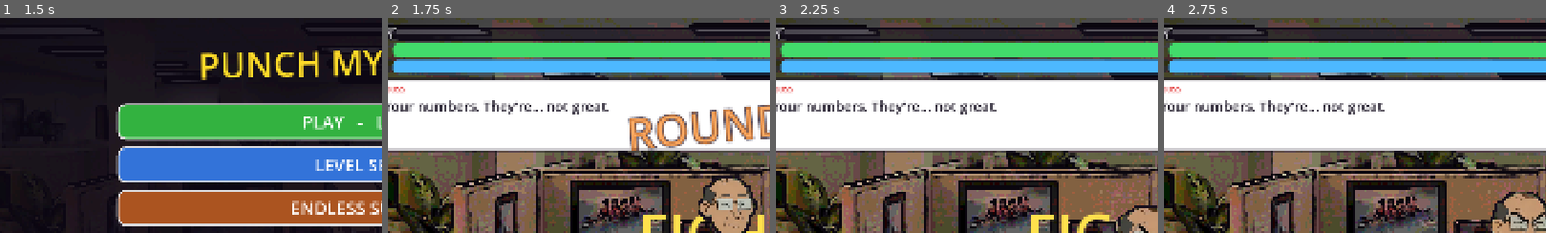
Above: before the commit, frames 1-4 (left to right).
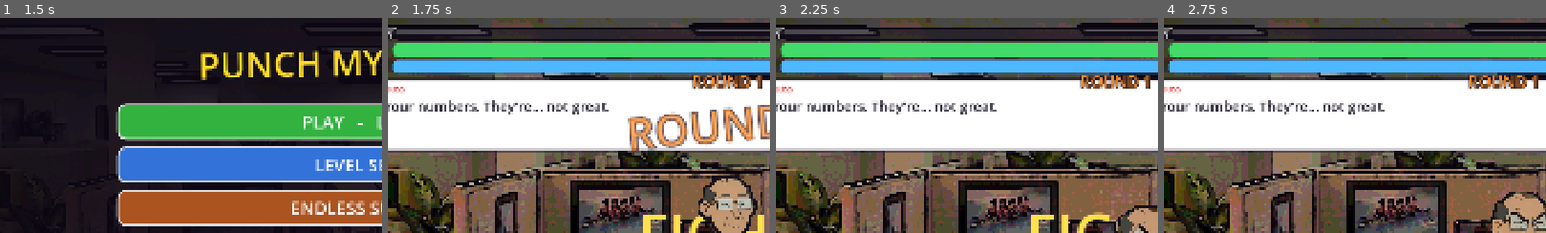
Above: after the commit, the same moments.

Repository: StaraxcreamTM/punch-my-boss-jun-14-2026
Game: Godot game, scene res://scenes/main.tscn
Two runs of this game, one before a commit and one after it. Both use one fixed random seed, a clock stepped at 60 frames per second and the inputs below.
Inputs (mouse positions are % of the whole screen's width and height, from its top left):
- Up to frame 1 (1.5 s): click "LET'S GO!" at 0.5 s; tap Enter at 1.25 s; move the mouse to (72, 45) at 1.27 s; hold Right from 1.28 s (still down); tap B at 1.35 s; click (72, 45) at 1.42 s
- Up to frame 2 (1.75 s): keep holding Right; tap Space at 1.52 s
- Up to frame 3 (2.25 s): release Right at 2 s; tap Enter at 2 s; drag from (30, 55) to (45, 70) at 2.02 s
- Up to frame 4 (2.75 s): no input
The pictures show only the part of the screen within x 6-56%, y 0-50%; the shares and areas given below are measured in that part.

Frame 1 is identical in both runs. In frame 2, 0.9% of the frame differs, in the area x 79-98%, y 26-33%; in frame 3, 0.9%; in frame 4, 0.9%.

Commit message:
v0.86: persistent Endless round indicator
A "ROUND N" label (top-centre) now shows throughout an Endless fight, not just
in the start banner, so progress is always visible; hidden on gameover and
normal fights. Directly captured and verified; parse clean.

Co-Authored-By: Claude Opus 4.8 (1M context) <noreply@anthropic.com>

Diff:
--- a/game/scripts/main.gd
+++ b/game/scripts/main.gd
@@ -2239,6 +2239,27 @@
 	close_menu()
 	_show_title()
 
+var _endless_hud: Label
+
+func _ensure_endless_hud() -> void:
+	if _endless_hud != null:
+		return
+	var l := Label.new()
+	l.z_index = 40
+	l.add_theme_font_size_override("font_size", 40)
+	l.add_theme_color_override("font_color", Color(1.0, 0.55, 0.16))
+	l.add_theme_color_override("font_outline_color", Color(0.06, 0.04, 0.09))
+	l.add_theme_constant_override("outline_size", 10)
+	l.horizontal_alignment = HORIZONTAL_ALIGNMENT_CENTER
+	l.anchor_left = 0.5
+	l.anchor_right = 0.5
+	l.offset_left = -220.0
+	l.offset_right = 220.0
+	l.offset_top = 132.0
+	l.visible = false
+	safe.add_child(l)
+	_endless_hud = l
+
 func _ensure_attract_badge() -> void:
 	if _attract_badge != null:
 		return
@@ -2854,6 +2875,10 @@
 	boss_line.get_parent().visible = true
 	_screen.visible = false
 	_screen_dim.color = Color(0.05, 0.03, 0.08, 0.82)
+	_ensure_endless_hud()
+	_endless_hud.visible = _endless
+	if _endless:
+		_endless_hud.text = "ROUND %d" % _endless_round
 	var cfg := _level_cfg()
 	# Daily modifier reshapes this fight (boss/player health, sudden death).
 	_daily_oneshot = false
@@ -2950,6 +2975,8 @@
 	if _adaptive_on():
 		adapt_baseline = clampf(lerpf(adapt_baseline, _skill, 0.3), 0.0, 1.0)
 	_check_awards()                            # rank-point awards can trip here
+	if _endless_hud != null:
+		_endless_hud.visible = false
 	close_menu()
 	phase = Phase.VICTORY if won else Phase.GAMEOVER
 	best_score = maxi(best_score, score)
Not shown, changed: CHANGELOG-OVERNIGHT.md
